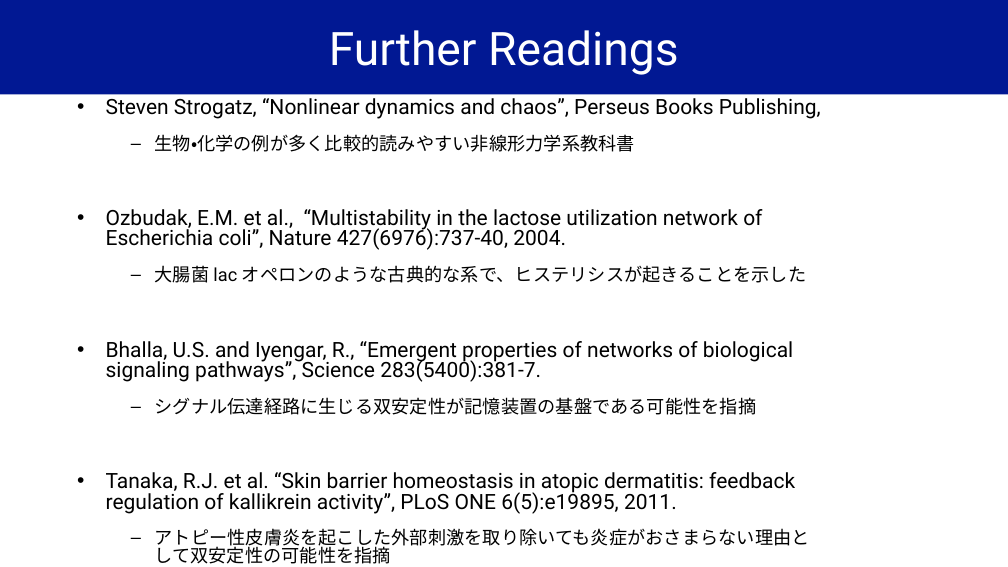
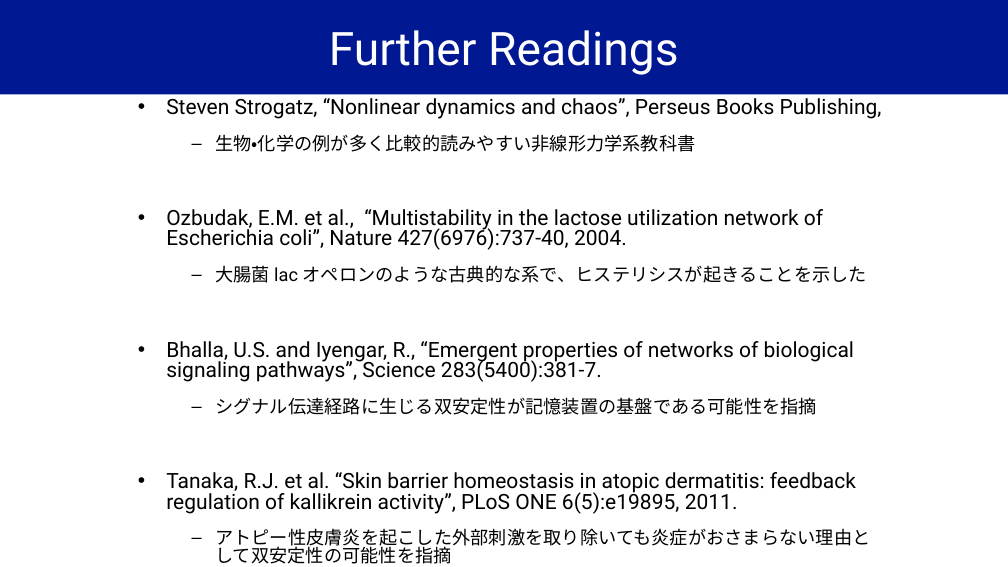
Before and after one commit to YugiLab/Lectures, a slide deck: slide 39 of DS2_2025/Day6/yugi_lecture6_oscillation.pptx. Drawn at 1008x567 pixels with LibreOffice and Linux fonts; fonts in the diff are those of the drawing. Boxes give left, top, right and bottom in pixels: in the first picture for what was removed or moved away, otherwise in the second. Text is boxed around its words. In the diff, an @@ line names an element or a change of style, - is before the commit and + after.

Commit message:
slide updated

```diff
--- a/DS2_2025/Day6/yugi_lecture6_oscillation.pptx
+++ b/DS2_2025/Day6/yugi_lecture6_oscillation.pptx
@@ text "Steven Strogatz, “Nonlinear dynamics and ...": place and size @@
-text "Steven Strogatz, “Nonlinear dynamics and ..." at [106,94,821,564]
+text "Steven Strogatz, “Nonlinear dynamics and ..." at [166,94,882,564]
```
Also in this commit, not shown: 1 other file.
